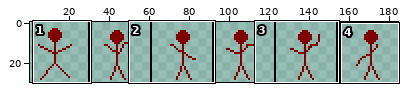
Sprite sheet -- Textures/Examples/AnimTest.png. The picture above shows the old version from afar; the outline marks the close-up.
Close-up. Before the edit:
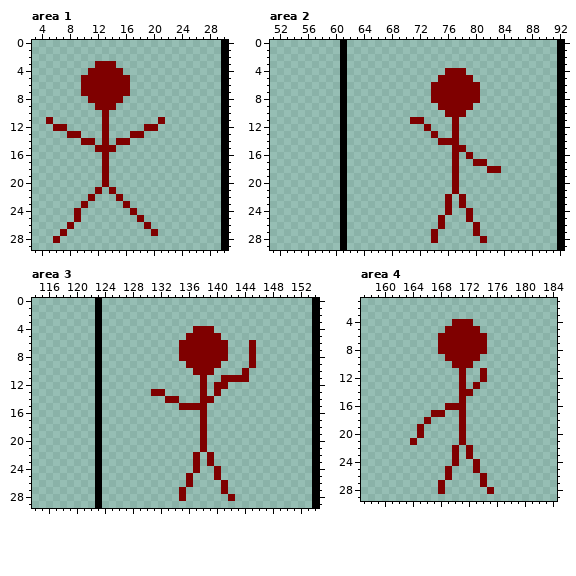
The file is 185x30 pixels. Shown: area 1: x 3..30, y 0..29; area 2: x 51..92, y 0..29; area 3: x 114..154, y 0..29; area 4: x 157..184, y 1..29. The wide view leaves out empty margins.
And afterwards:
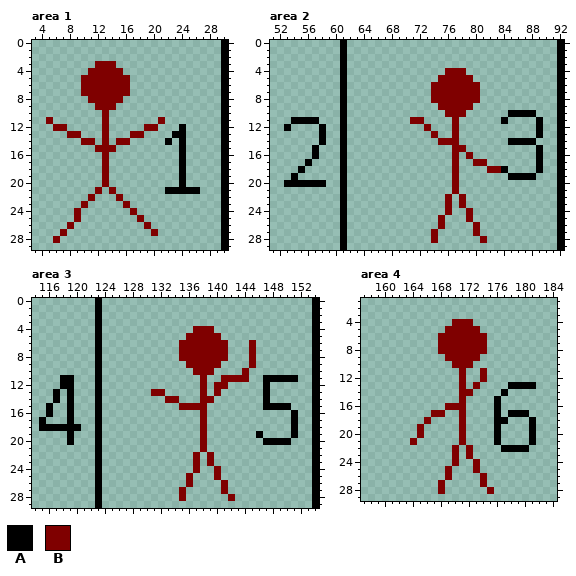
Palette (. is transparent): A #000000  B #7f0000
From old to new:
Area 1:
There is now colour A in row 12 at x 24; in row 13 at x 23 to 24; in row 14 at x 22 and 24; in rows 15 to 20 at x 24; in row 21 at x 22 to 26.
Area 2:
There is now colour A in row 10 at x 85 to 88; in row 11 at x 54 to 57, 84 and 89; in row 12 at x 53, 58 and 89; in row 13 at x 58 and 89; in row 14 at x 58 and 85 to 88; in rows 15 to 16 at x 57 and 89.
There is now colour A in row 17 at x 56 and 89; in row 18 at x 55, 84 and 89; in row 19 at x 54 and 85 to 88; in row 20 at x 53 to 58.
Area 3:
There is now colour A in row 11 at x 118 to 119 and 147 to 151; in row 12 at x 118 to 119 and 147; in rows 13 to 14 at x 117, 119 and 147; in row 15 at x 116, 119 and 147 to 150; in row 16 at x 116, 119 and 151; in row 17 at x 115, 119 and 151.
There is now colour A in row 18 at x 115 to 120 and 151; in row 19 at x 119, 146 and 151; in row 20 at x 119 and 147 to 150.
Area 4:
There is now colour A in row 13 at x 178 to 181; in row 14 at x 177; in rows 15 to 16 at x 176; in row 17 at x 176 and 178 to 180; in row 18 at x 176 to 177 and 181; in rows 19 to 21 at x 176 and 181.
There is now colour A in row 22 at x 177 to 180.
